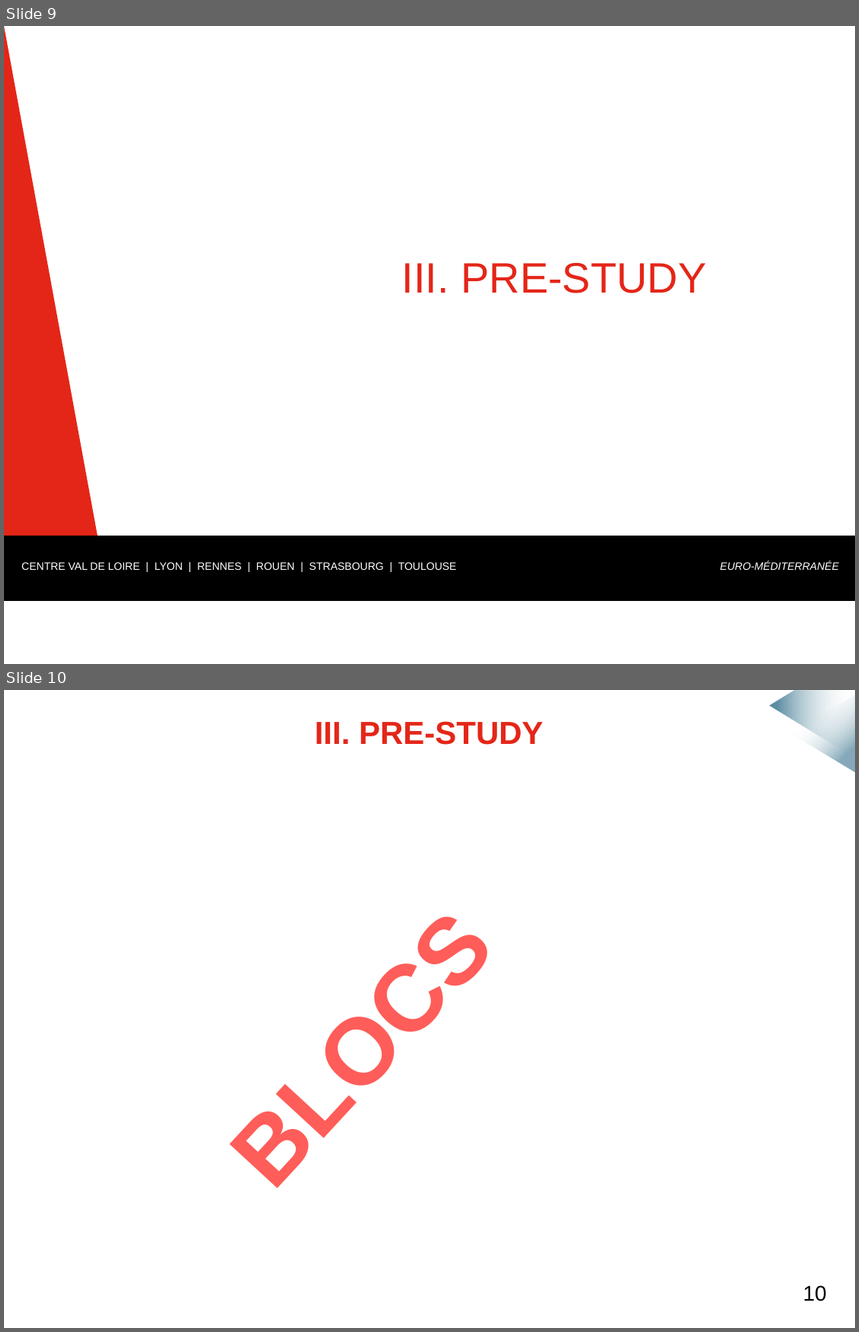
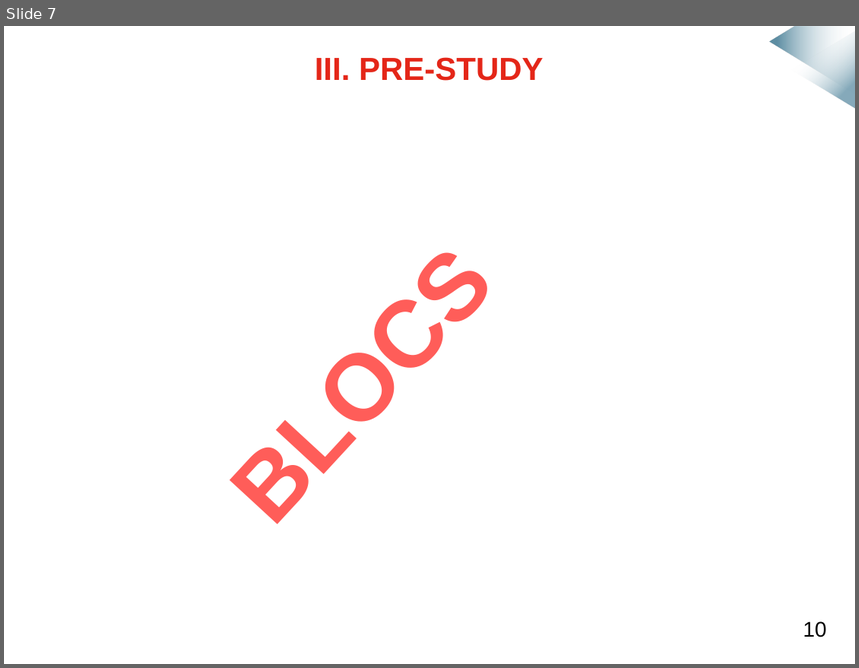
Before and after one commit to mmeven/EP_Domotique_Tablette, a slide deck: Rendu/Diapo_prototype_janvier.pptx. Shown one above the other, each under a label of ours: slides 9 and 10 before the commit, slide 7 after it. The pictures are 859x1332 and 859x668 pixels, drawn with LibreOffice and Linux fonts; fonts in the diff are those of the drawing; background and template pictures are left out. Boxes give left, top, right and bottom in pixels: in the first picture for what was removed or moved away, otherwise in the second. Text is boxed around its words. In the diff, an @@ line names an element or a change of style, - is before the commit and + after.

```diff
--- a/Rendu/Diapo_prototype_janvier.pptx
+++ b/Rendu/Diapo_prototype_janvier.pptx
@@ slide 9 removed at box(4, 26, 855, 664), background #FFFFFF; not listed: 2 template elements that a slide beside it also shows @@
@@ right triangle removed at box(4, 26, 120, 664) @@
@@ right triangle removed at box(253, 26, 369, 664) @@
@@ rectangle removed at box(766, 26, 855, 158) @@
@@ title removed at box(402, 263, 706, 294) @@
-III. PRE-STUDY
@@ rectangle removed at box(4, 536, 855, 601) @@
@@ text removed at box(21, 563, 457, 570) @@
-CENTRE VAL DE LOIRE | LYON | RENNES | ROUEN | STRASBOURG | TOULOUSE
@@ text removed at box(720, 562, 838, 570) @@
-EURO-MÉDITERRANÉE
@@ rectangle removed at box(4, 601, 855, 664) @@
@@ what was slide 10 is now slide 7 @@
```
Also in this commit, not shown: 9 slides changed, 1 slide added, 3 other slides removed.
